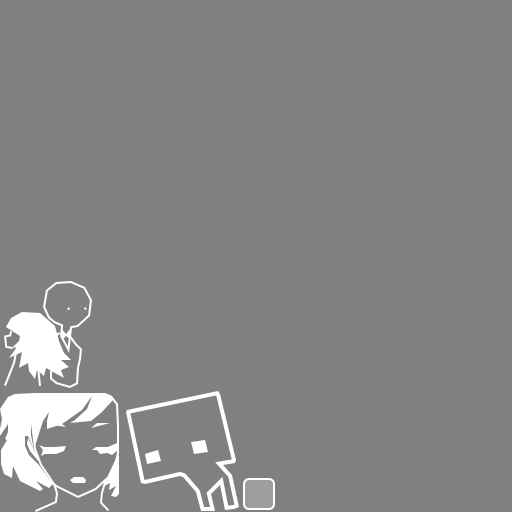
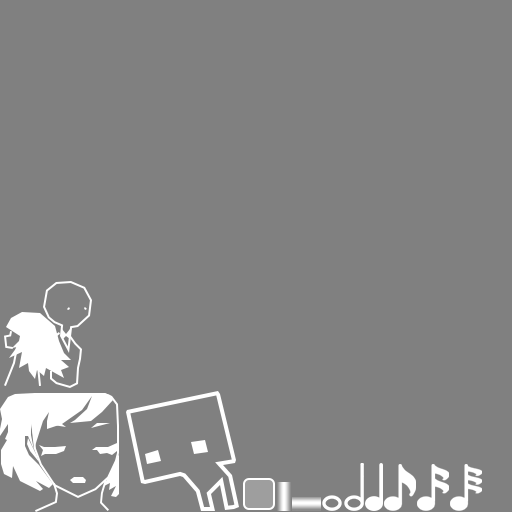
Revision of a layered w=512, h=512 image; what changed, layer by layer:
added layer "Music Notes" above "图层 2" over left=322, top=463, right=482, bottom=511
added layer "图层 2" above "图层 1" over left=292, top=497, right=321, bottom=511
added layer "图层 1" above "UI" over left=277, top=482, right=291, bottom=511
